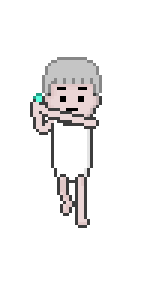
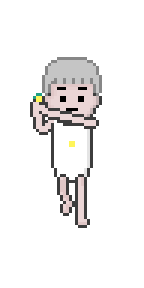
Layers edited between the first and the second 144x288 image:
added layer "레이어 28" above "그룹 1 복사" over [69, 141, 75, 147]
painted on "검" (1st of 2, in "그룹 1 복사") over [36, 96, 42, 102]
